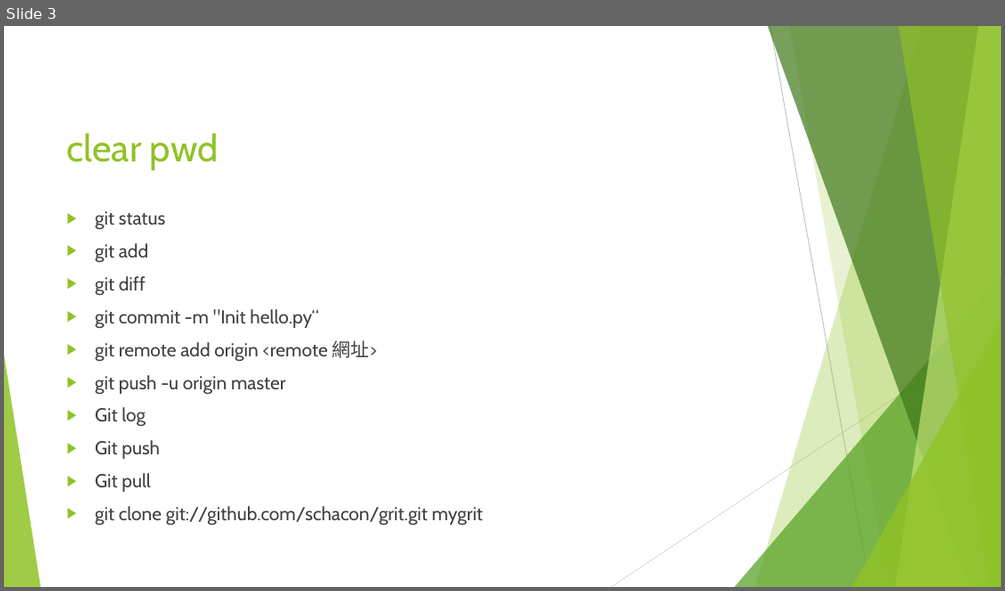
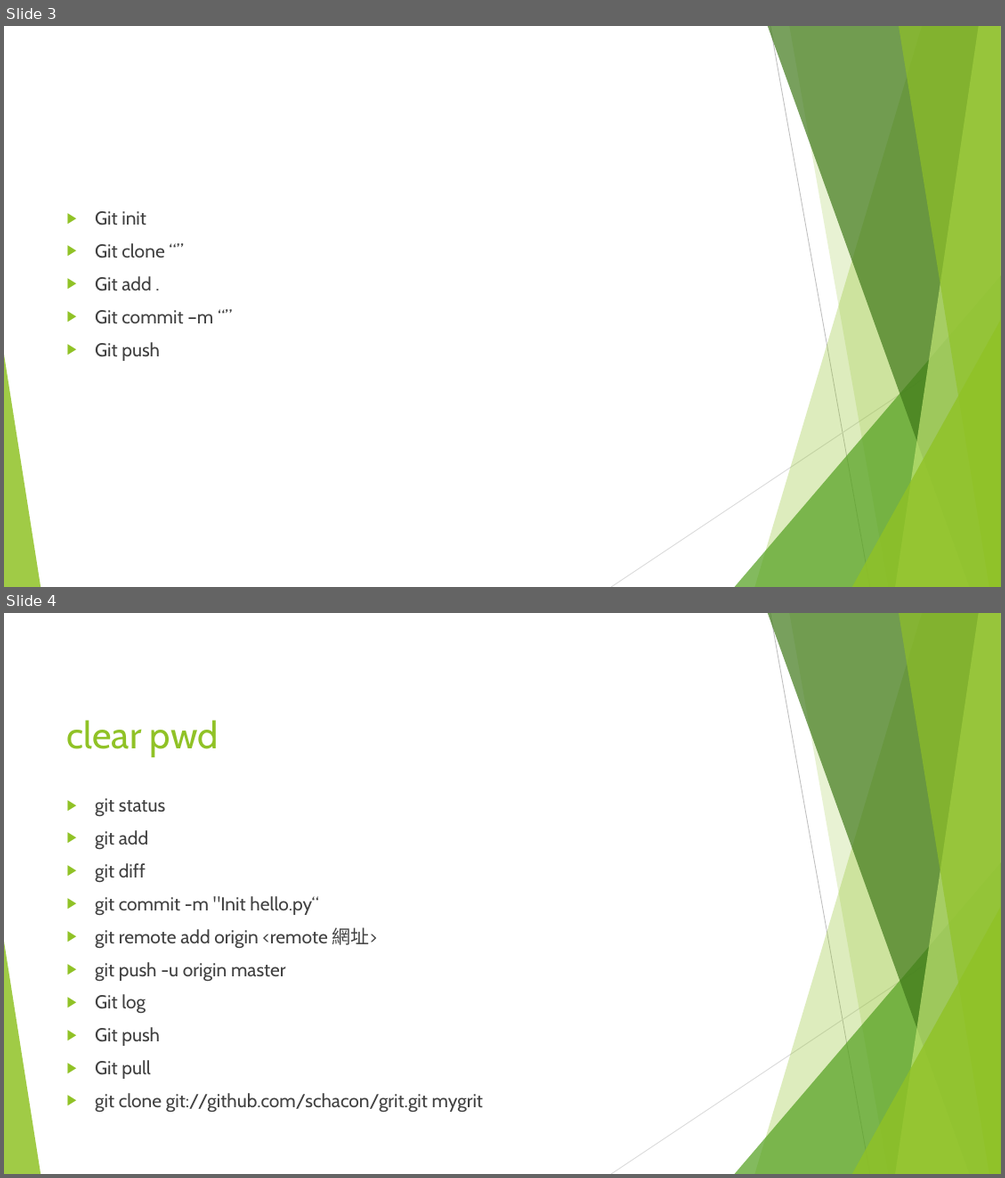
Before and after one commit to k1412id/GIT_test, a slide deck: git.pptx. Shown one above the other, each under a label of ours: slide 3 before the commit, slides 3 and 4 after it. The pictures are 1005x591 and 1005x1178 pixels, drawn with LibreOffice and Linux fonts; fonts in the diff are those of the drawing. Boxes give left, top, right and bottom in pixels: in the first picture for what was removed or moved away, otherwise in the second. Text is boxed around its words. In the diff, an @@ line names an element or a change of style, - is before the commit and + after.

Commit message:
06091455

```diff
--- a/git.pptx
+++ b/git.pptx
@@ slide 3 added at <box>4,26,1001,587</box>, background #FFFFFF; not listed: 10 template elements that a slide beside it also shows @@
@@ text added at <box>95,211,213,361</box>, 18 pt, text #404040 @@
+▶ Git init
+▶ Git clone “”
+▶ Git add .
+▶ Git commit –m “”
+▶ Git push
@@ what was slide 3 is now slide 4 @@
```
